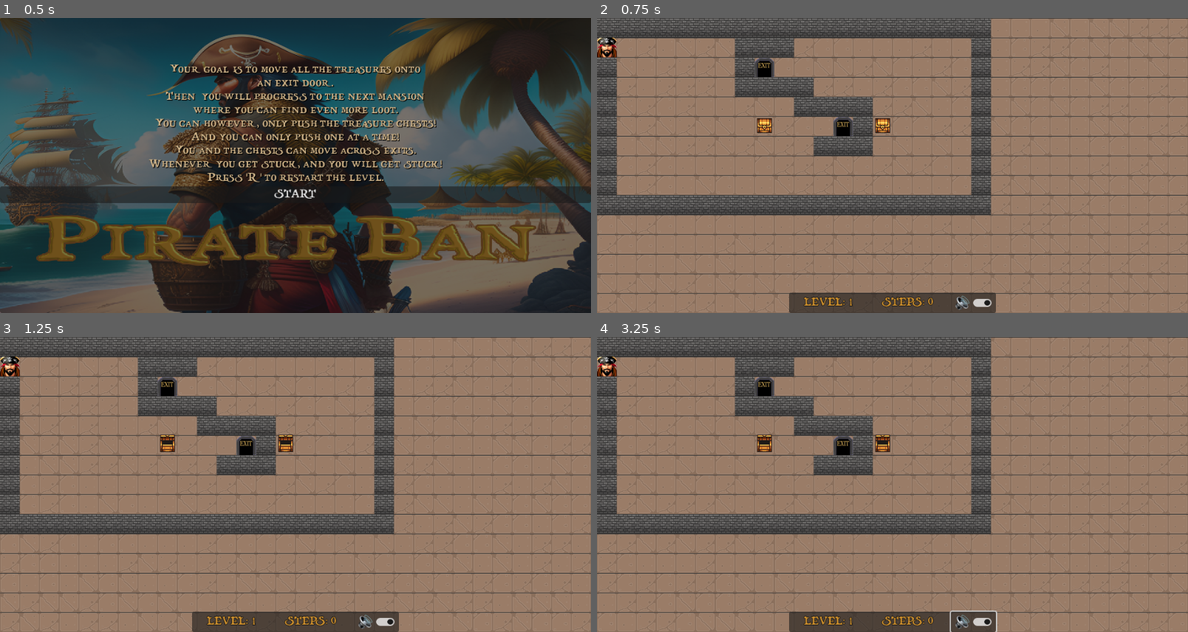
Above: before the commit, frames 1-4 (two rows, left to right).
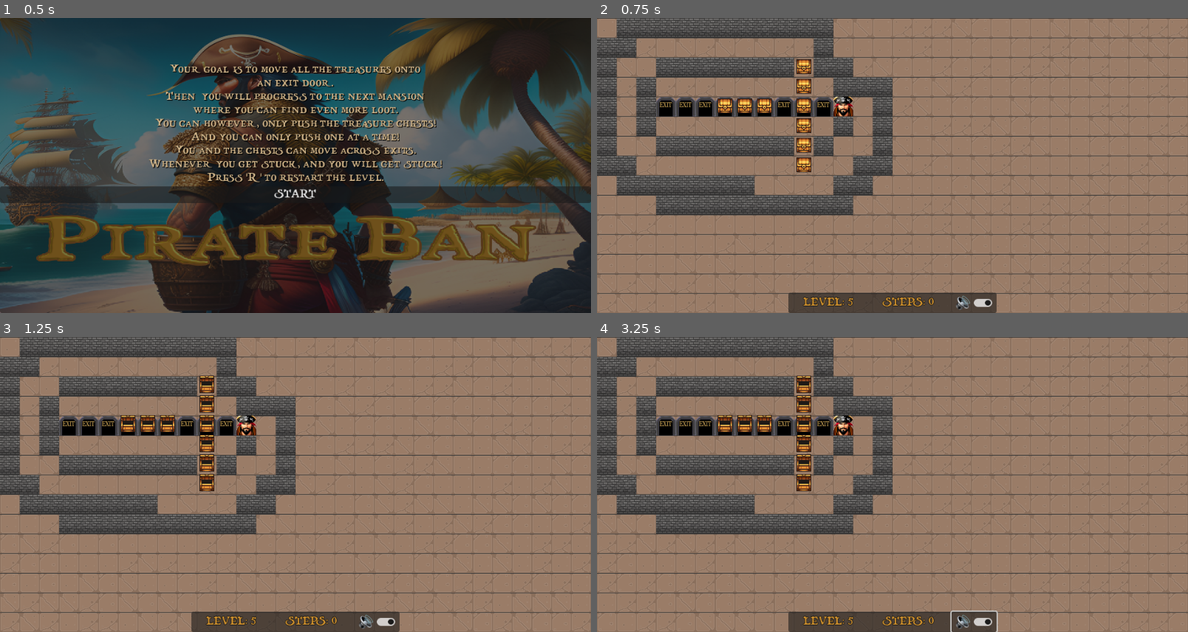
Above: after the commit, the same moments.

Repository: rdoetjes/pirateban
Game: Godot game, scene res://Start.tscn
Same seed, same stepped clock (60 frames per second), same inputs: the game is played once before the commit and once after it.
Inputs (mouse positions are in pixels of both pictures, inside the frame that each line leads up to):
- Up to frame 1 (0.5 s): no input
- Up to frame 2 (0.75 s): click "START" at 0.5 s
- Up to frame 3 (1.25 s): no input
- Up to frame 4 (3.25 s): click (975, 623) at 1.25 s; tap Enter at 2 s; hold Right (ui_right) 2.03-2.78 s; tap R (restart) at 2.75 s; hold Down (ui_down) from 2.78 s (still down)

Frame 1 is identical in both runs. In frame 2, 20% of the frame differs, in the area x 0-68%, y 0-100%; in frame 3, 20%; in frame 4, 20%.

Commit message:
level5 missed blocks because of tab

Diff:
--- a/Game.gd
+++ b/Game.gd
@@ -3,7 +3,7 @@
 const cell_size: int = 32
 const half_cell_size: int = cell_size >> 1 #we don't need to set Project->GDScript->Integer Division Warnings to Ignore
 
-static var level: int = 1
+static var level: int = 5
 static var steps: int = 0
 
 const WIDTH = 30
Not shown, changed: levels/level5.txt
